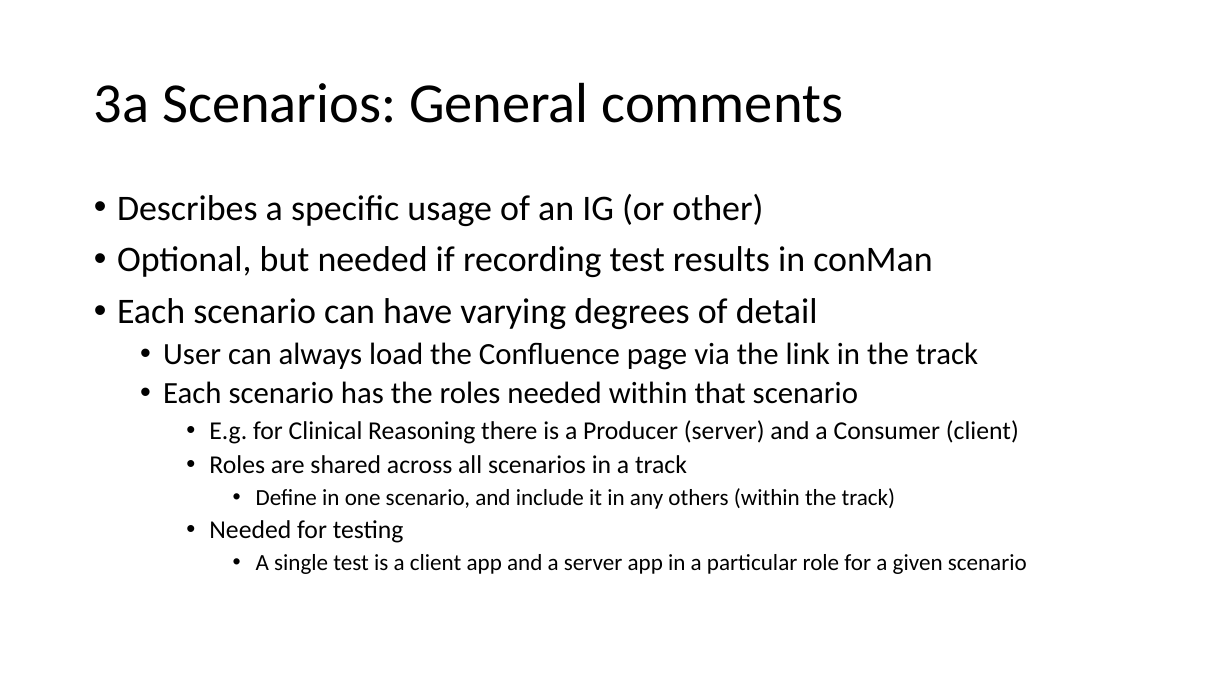
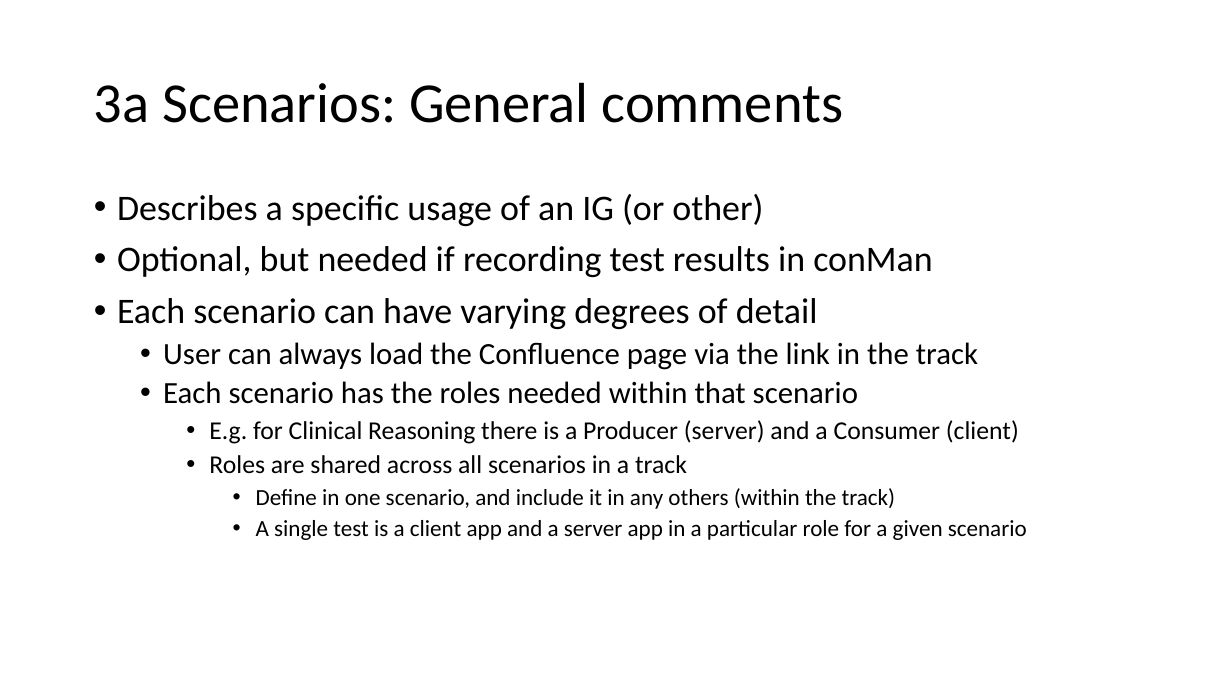
Before and after one commit to davidhay25/framingham, a slide deck: slide 15 of artifacts/conMan.pptx (slide 12 before the commit). Drawn at 1232x693 pixels with LibreOffice and Linux fonts; fonts in the diff are those of the drawing. Boxes give left, top, right and bottom in pixels: in the first picture for what was removed or moved away, otherwise in the second. Text is boxed around its words. In the diff, an @@ line names an element or a change of style, - is before the commit and + after.

```diff
--- a/artifacts/conMan.pptx
+++ b/artifacts/conMan.pptx
@@ text at (x1=209, y1=520, x2=404, y2=543): paragraph removed @@
-    • Needed for testing
```
Also in this commit, not shown: 11 other slides changed, 8 slides added, 2 other files.
